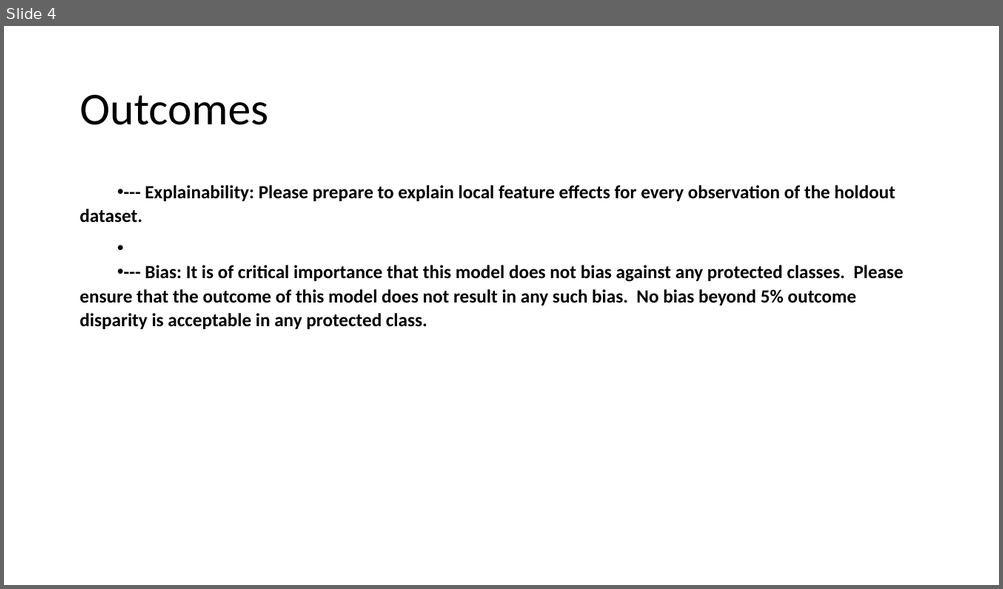
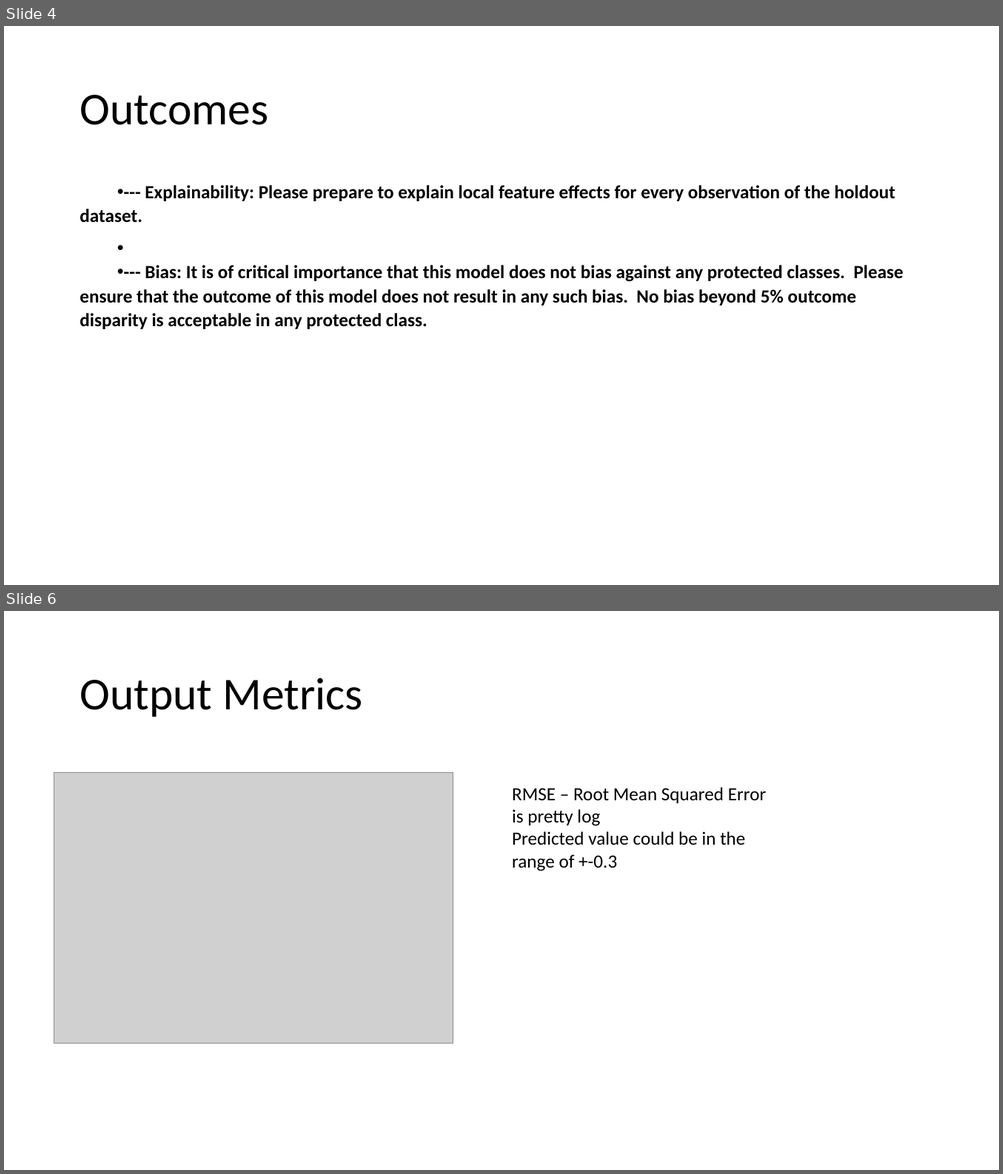
Before and after one commit to balakreshnan/DSinsider2020, a slide deck: insidermidway/Challenge B/Employee Turnover.pptx. Shown one above the other, each under a label of ours: slide 4 before the commit, slides 4 and 6 after it; the slides between them are not shown. The pictures are 1003x589 and 1003x1174 pixels, drawn with LibreOffice and Linux fonts; fonts in the diff are those of the drawing; grey boxes stand for pictures. Boxes give left, top, right and bottom in pixels: in the first picture for what was removed or moved away, otherwise in the second. Text is boxed around its words. In the diff, an @@ line names an element or a change of style, - is before the commit and + after.

```diff
--- a/insidermidway/Challenge B/Employee Turnover.pptx
+++ b/insidermidway/Challenge B/Employee Turnover.pptx
@@ slide 6 added at <box>4,611,999,1170</box>, background #FFFFFF @@
@@ title added at <box>79,678,362,717</box>, 44 pt, text #000000 @@
+Output Metrics
@@ picture added at <box>54,772,454,1043</box> @@
@@ text added at <box>512,787,765,871</box>, 18 pt, text #000000 @@
+RMSE – Root Mean Squared Error is pretty log
+Predicted value could be in the range of +-0.3
```
Also in this commit, not shown: 14 other slides added, 1 other file.
